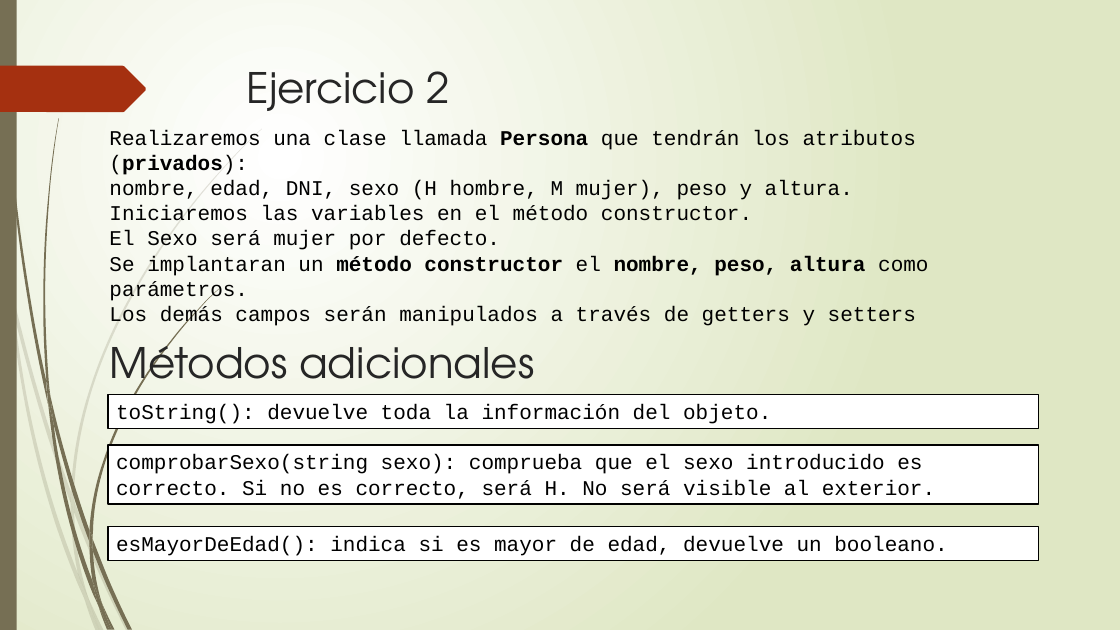
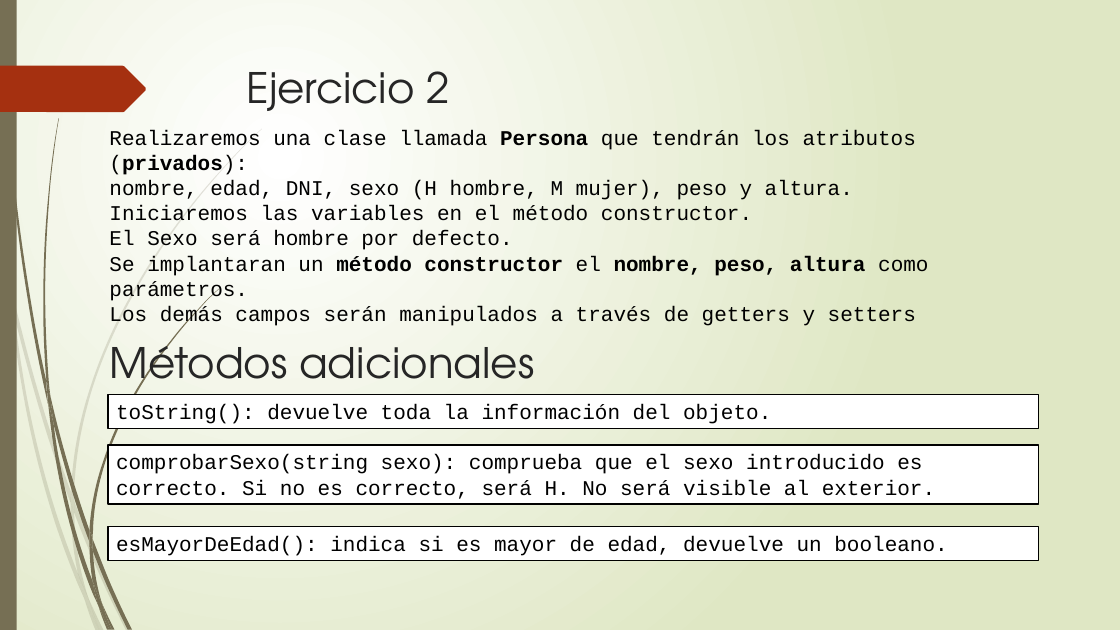
Before and after one commit to webferrol/php, a slide deck: slide 8 of poo/poo_sesion_3/POO_sesion_3.pptx. Drawn at 1120x630 pixels with LibreOffice and Linux fonts; fonts in the diff are those of the drawing. Boxes give left, top, right and bottom in pixels: in the first picture for what was removed or moved away, otherwise in the second. Text is boxed around its words. In the diff, an @@ line names an element or a change of style, - is before the commit and + after.

```diff
--- a/poo/poo_sesion_3/POO_sesion_3.pptx
+++ b/poo/poo_sesion_3/POO_sesion_3.pptx
@@ text at box(109, 230, 513, 250): text changed @@
-El Sexo será mujer por defecto.
+El Sexo será hombre por defecto.
```
Also in this commit, not shown: 1 other file.
